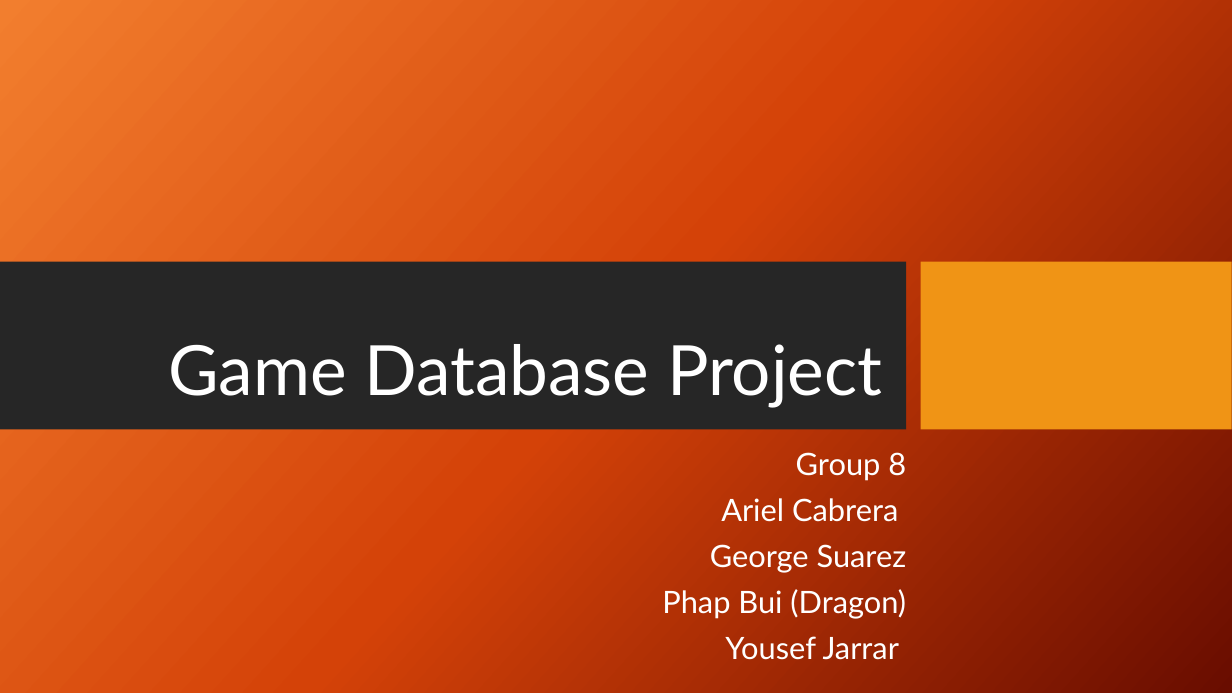
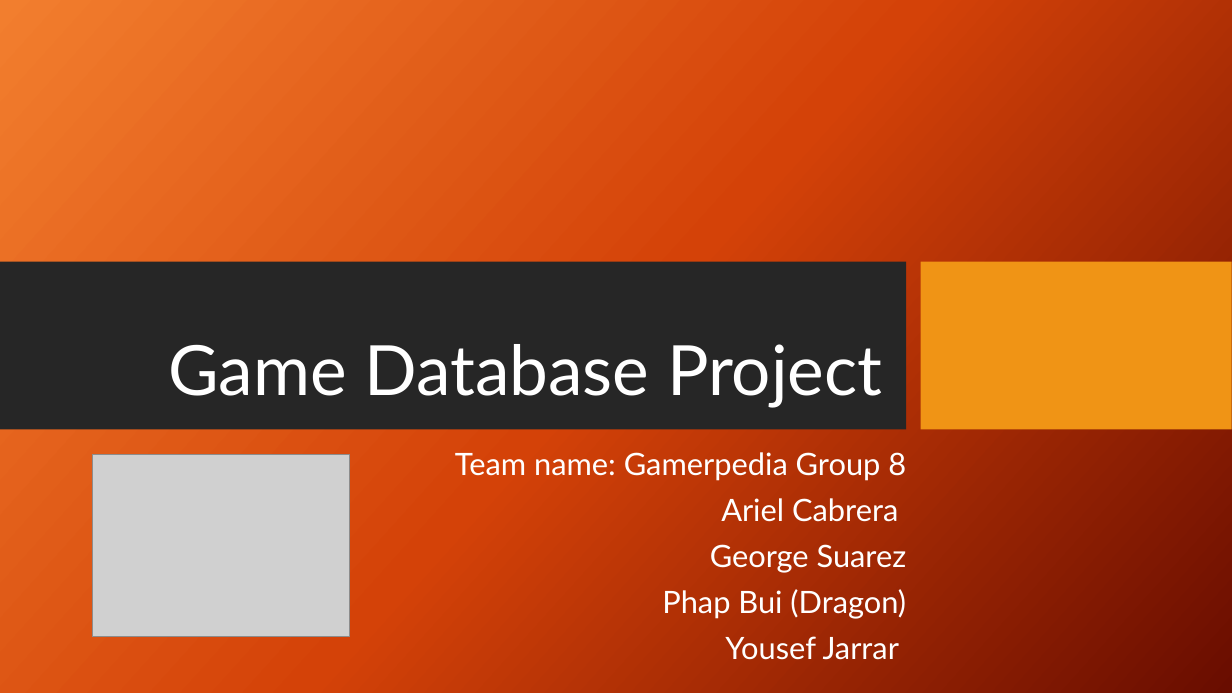
Before and after one commit to georgesuarez/CSE-572, a slide deck: slide 1 of Project/Final_DATABASE/Game_Database_Project.pptx. Drawn at 1232x693 pixels with LibreOffice and Linux fonts; fonts in the diff are those of the drawing; grey boxes stand for pictures; background and template pictures are left out. Boxes give left, top, right and bottom in pixels: in the first picture for what was removed or moved away, otherwise in the second. Text is boxed around its words. In the diff, an @@ line names an element or a change of style, - is before the commit and + after.

```diff
--- a/Project/Final_DATABASE/Game_Database_Project.pptx
+++ b/Project/Final_DATABASE/Game_Database_Project.pptx
@@ picture added at [92,455,349,637] @@
@@ subtitle at [455,452,906,481]: text changed @@
-Group 8
+Team name: Gamerpedia Group 8
```
Also in this commit, not shown: 3 other slides changed.
